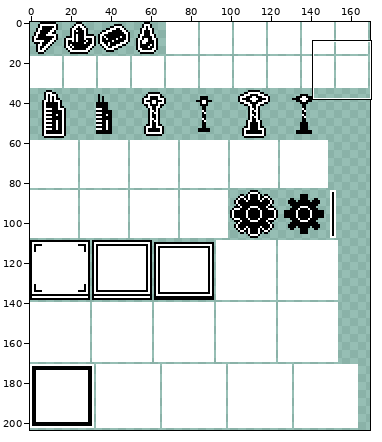
Edited in one commit: sprite sheet (Assets/Sprites/1Bit icons.png). The picture above shows the old version from afar; the outline marks the close-up.
Close-up. Old version:
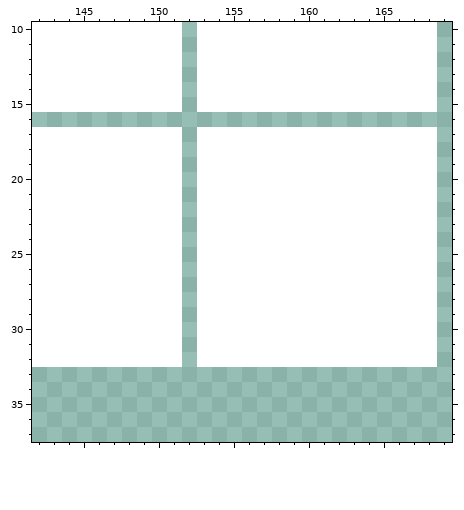
The file is 170x204 pixels. Shown: x 142..169, y 10..37.
After:
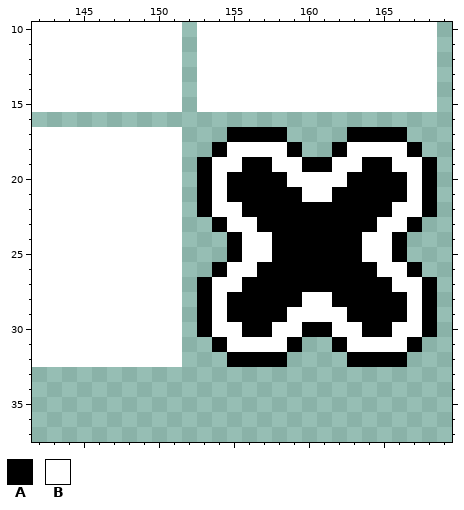
Palette (. is transparent): A #000000  B #ffffff
The exact change:
Changed rows in their new state; - is an unchanged pixel.
first column x 153:
17 ..AAAA....AAAA..
18 .A----A..A----A.
19 A--AA--AA--AA--A
20 A-AAAA----AAAA-A
21 A-AAAAA--AAAAA-A
22 A--AAAAAAAAAA--A
23 .A--AAAAAAAA--A.
24 ..A--AAAAAA--A..
25 ..A--AAAAAA--A..
26 .A--AAAAAAAA--A.
27 A--AAAAAAAAAA--A
28 A-AAAAA--AAAAA-A
29 A-AAAA----AAAA-A
30 A--AA--AA--AA--A
31 .A----A..A----A.
32 ..AAAA....AAAA..
